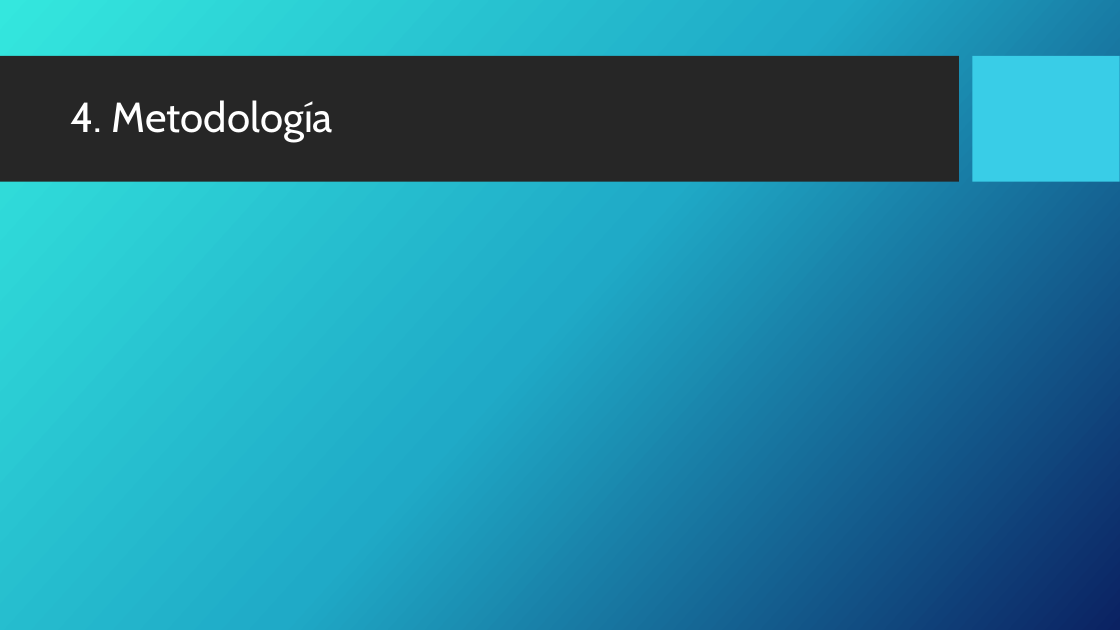
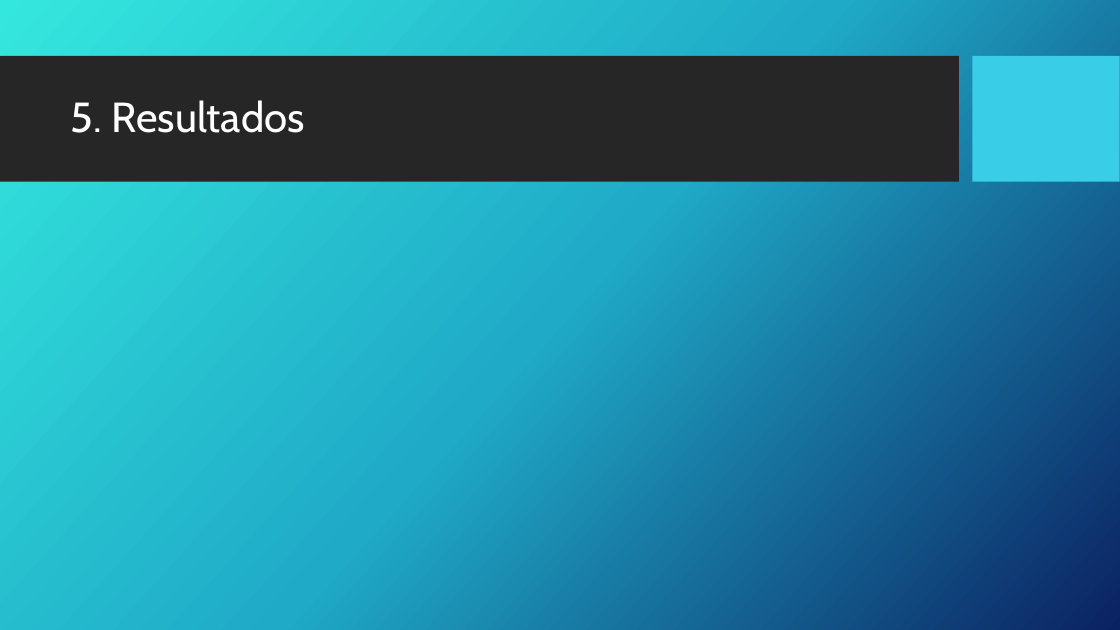
Before and after one commit to luciadcf/Trabajo-IA-Tetris, a slide deck: slide 16 of El Buscaminas.pptx. Drawn at 1120x630 pixels with LibreOffice and Linux fonts; fonts in the diff are those of the drawing; background and template pictures are left out. Boxes give left, top, right and bottom in pixels: in the first picture for what was removed or moved away, otherwise in the second. Text is boxed around its words. In the diff, an @@ line names an element or a change of style, - is before the commit and + after.

```diff
--- a/El Buscaminas.pptx
+++ b/El Buscaminas.pptx
@@ title at (71, 100, 305, 133): text changed @@
-4. Metodología
+5. Resultados
```
Also in this commit, not shown: 1 other slide changed.
